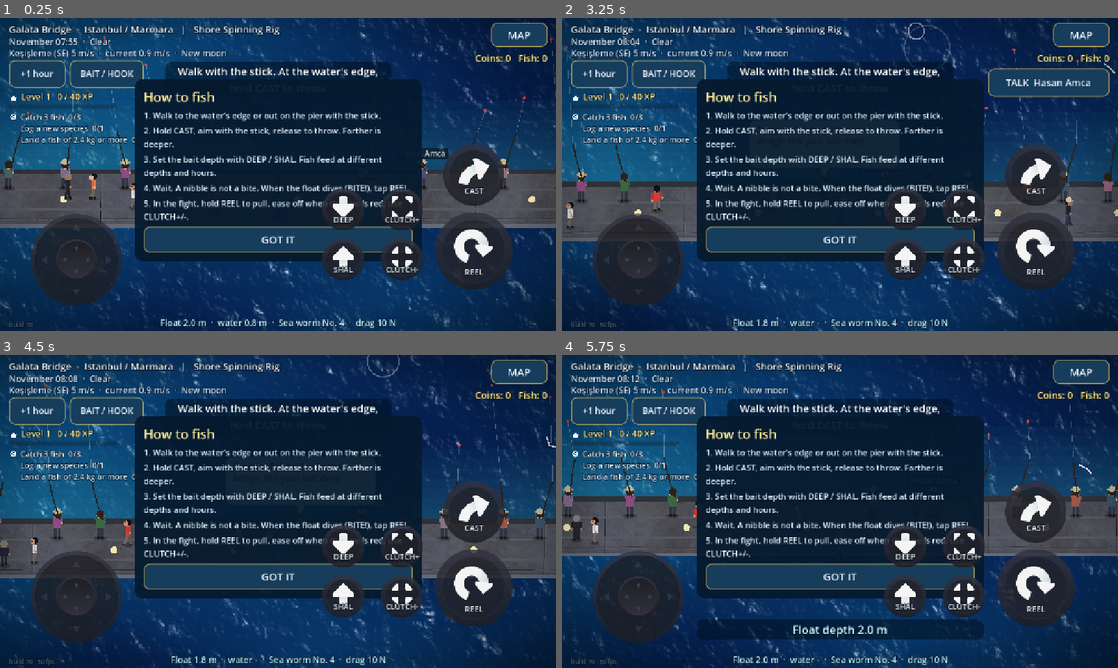
Above: before the commit, frames 1-4 (two rows, left to right).
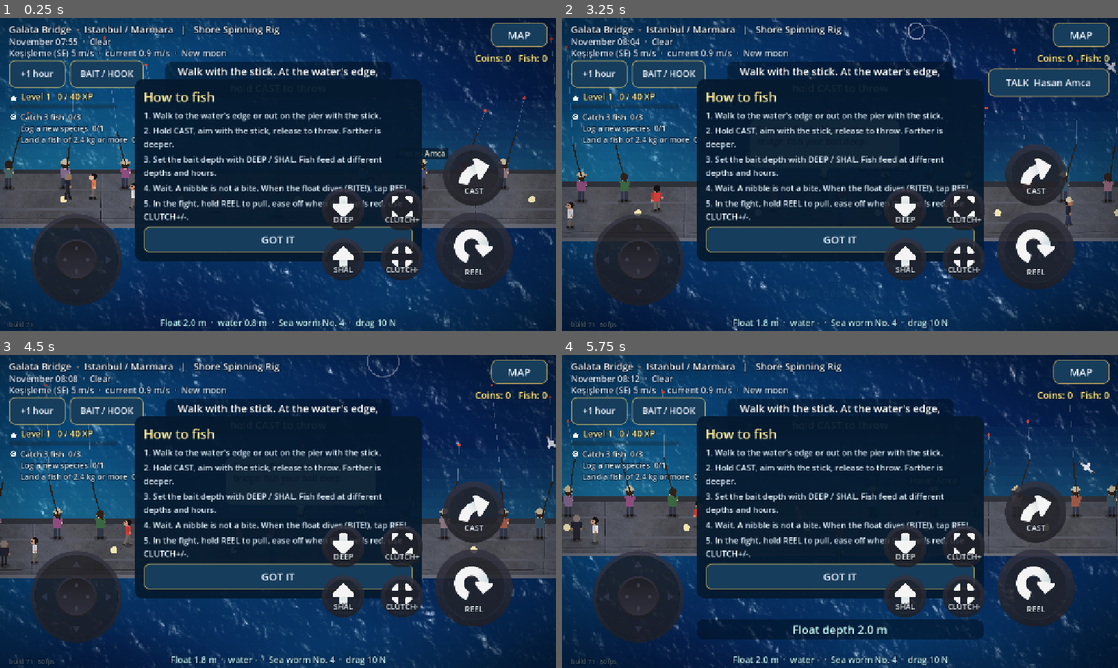
Above: after the commit, the same moments.

Repository: nextlevelcorp/godot_fishing_rpg
Game: Godot game, scene res://shore_fishing.tscn
Same seed, same stepped clock (60 frames per second), same inputs: the game is played once before the commit and once after it. This scene is started directly instead of the project's main scene.
Inputs (mouse positions are in pixels of both pictures, inside the frame that each line leads up to):
- Up to frame 1 (0.25 s): no input
- Up to frame 2 (3.25 s): move the mouse to (962, 158) at 0.52 s; hold D (steer_right) 0.53-1.25 s; tap X (anchor) at 0.6 s; click (962, 158) at 0.67 s; drag from (728, 190) to (812, 237) at 1.27 s; move the mouse to (895, 105) at 2.02 s; hold D (steer_right) 2.03-2.75 s; tap Q (bait_shallower) at 2.1 s; drag from (812, 237) to (673, 127) at 2.77 s
- Up to frame 3 (4.5 s): move the mouse to (444, 558) at 3.52 s; hold A (steer_left) 3.53-4.25 s; hold Space (reel_in) 3.53-4.25 s; drag from (111, 464) to (194, 433) at 4.27 s
- Up to frame 4 (5.75 s): move the mouse to (867, 511) at 5.02 s; hold S (boat_back) from 5.03 s (still down); tap E (bait_deeper) at 5.1 s; click (867, 511) at 5.17 s

The runs differ from the first frame. In frame 1, less than 0.1% of the frame differs, in the area x 5-6%, y 97-99%; in frame 2, less than 0.1%; in frame 3, less than 0.1%; in frame 4, less than 0.1%, in the area x 5-96%, y 33-99%.

Commit message:
feat: gulls seen from above with bodies, bent wings and dark tips (build 71)
They were bare white V strokes that read as scratches on the water. Now a white body,
wings that bend at the wrist, grey outer wings with black tips like a yellow-legged gull,
and a soft shadow on the water.

Co-Authored-By: Claude Opus 5.5 <noreply@anthropic.com>
Claude-Session: https://claude.ai/code/session_01HLtjWBZvxzhjVtsJywwULp

Diff:
--- a/figure.gd
+++ b/figure.gd
@@ -125,6 +125,12 @@
 static var _disc_tex: Texture2D
 
 
+static func disc_texture() -> Texture2D:
+	if _disc_tex == null:
+		_disc_tex = load("res://assets/art/ui/disc.png") as Texture2D
+	return _disc_tex
+
+
 static func disc(ci: CanvasItem, c: Vector2, r: float, col: Color) -> void:
 	_ellipse(ci, c, Vector2(r, r), col)
 
--- a/game_session.gd
+++ b/game_session.gd
@@ -11,7 +11,7 @@
 
 ## Shown on screen so a player can tell a fresh deploy from a page the browser cached.
 ## Bump it with every build that changes behaviour.
-const BUILD := "build 70"
+const BUILD := "build 71"
 const SAVE_PATH := "user://save.cfg"
 const SAVE_VERSION := 1
 const START_RIG := "shore_spinning_rig"
--- a/shore_world.gd
+++ b/shore_world.gd
@@ -422,8 +422,17 @@
 		var s := h.orthogonal()
 		var p: Vector2 = g.pos
 		var sh := p + Vector2(40.0, 90.0)
-		_sky.draw_polyline(PackedVector2Array([sh - s * 14.0 - h * fl * 0.4, sh, sh + s * 14.0 - h * fl * 0.4]), Color(0.0, 0.0, 0.0, 0.15), 3.0)
-		_sky.draw_polyline(PackedVector2Array([p - s * 16.0 - h * fl, p + h * 3.0, p + s * 16.0 - h * fl]), Color(1.0, 1.0, 1.0, 0.95), 3.0)
+		# Seen from above: a soft shadow on the water, a white body, and wings that bend at the wrist
+		# with grey-black tips (a yellow-legged gull), beating with `fl`.
+		_sky.draw_texture_rect(_soft_disc, Rect2(sh - Vector2(18.0, 8.0), Vector2(36.0, 16.0)), false, Color(0.0, 0.0, 0.0, 0.16))
+		for side: float in [-1.0, 1.0]:
+			var wrist := p + s * side * 9.0 - h * (fl * 0.5 + 1.0)
+			var tip := p + s * side * 18.0 - h * (fl + 4.0)
+			_sky.draw_line(p, wrist, Color(0.96, 0.97, 0.98), 4.0, true)
+			_sky.draw_line(wrist, tip, Color(0.80, 0.82, 0.85), 3.0, true)
+			_sky.draw_line(tip - (tip - wrist) * 0.35, tip, Color(0.15, 0.15, 0.17), 2.5, true)
+		_sky.draw_texture_rect(Figure.disc_texture(), Rect2(p - h * 6.0 - Vector2(4.0, 4.0), Vector2(8.0, 8.0)), false, Color.WHITE)
+		_sky.draw_line(p - h * 7.0, p + h * 7.0, Color(0.97, 0.97, 0.98), 5.0, true)
 
 
 func _draw_glow() -> void:
